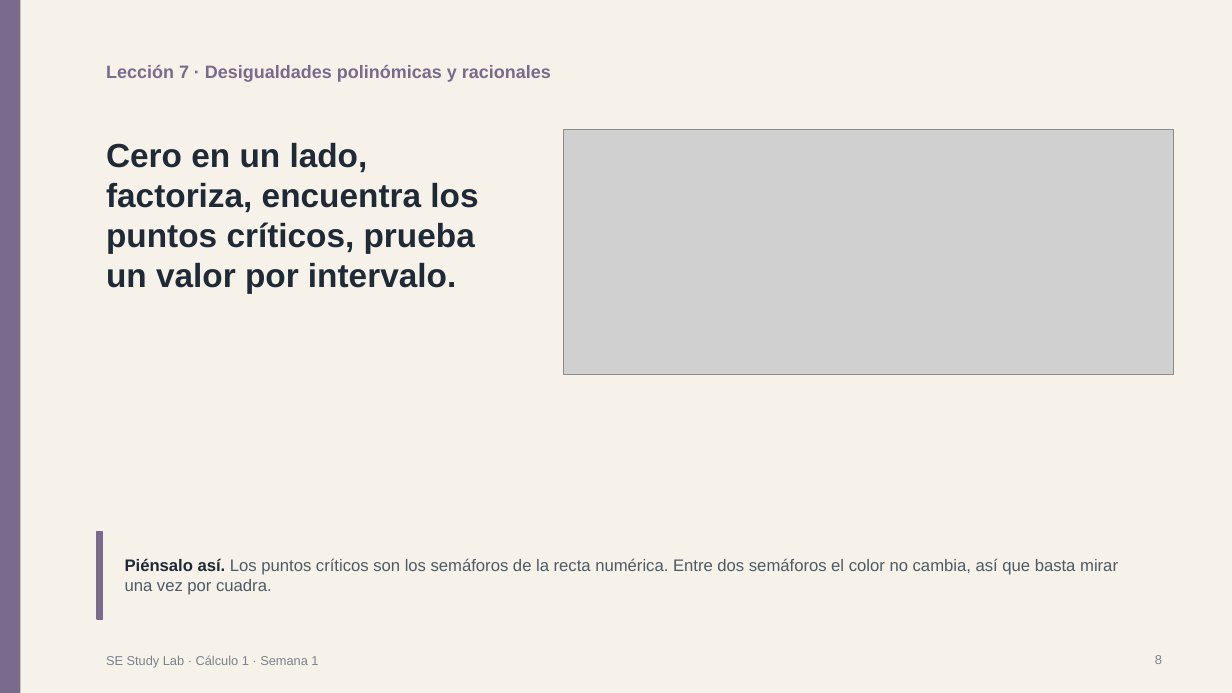
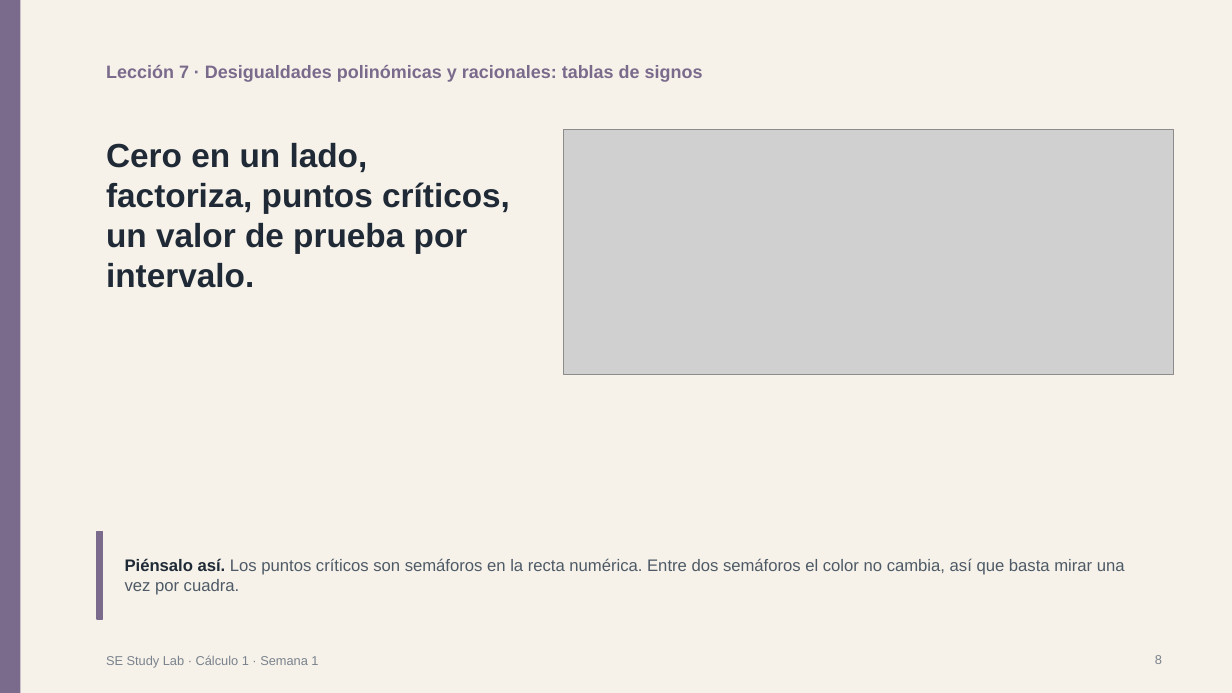
Before and after one commit to jdswe/se-study-lab, a slide deck: slide 8 of public/downloads/es/y1-t1-m3-calc-w1/slides.pptx. Drawn at 1232x693 pixels with LibreOffice and Linux fonts; fonts in the diff are those of the drawing; grey boxes stand for pictures. Boxes give left, top, right and bottom in pixels: in the first picture for what was removed or moved away, otherwise in the second. Text is boxed around its words. In the diff, an @@ line names an element or a change of style, - is before the commit and + after.

```diff
--- a/public/downloads/es/y1-t1-m3-calc-w1/slides.pptx
+++ b/public/downloads/es/y1-t1-m3-calc-w1/slides.pptx
@@ text at bbox=[106, 65, 703, 82]: text changed @@
-Lección 7 · Desigualdades polinómicas y racionales
+Lección 7 · Desigualdades polinómicas y racionales: tablas de signos
@@ text at bbox=[106, 143, 510, 288]: text changed @@
-Cero en un lado, factoriza, encuentra los puntos críticos, prueba un valor por intervalo.
+Cero en un lado, factoriza, puntos críticos, un valor de prueba por intervalo.
@@ text at bbox=[125, 558, 1125, 595]: text changed @@
-Piénsalo así. Los puntos críticos son los semáforos de la recta numérica. Entre dos semáforos el color no cambia, así que basta mirar una vez por cuadra.
+Piénsalo así. Los puntos críticos son semáforos en la recta numérica. Entre dos semáforos el color no cambia, así que basta mirar una vez por cuadra.
```
Also in this commit, not shown: 8 other slides changed, 2 slides added, 2 slides removed, 47 other files.
